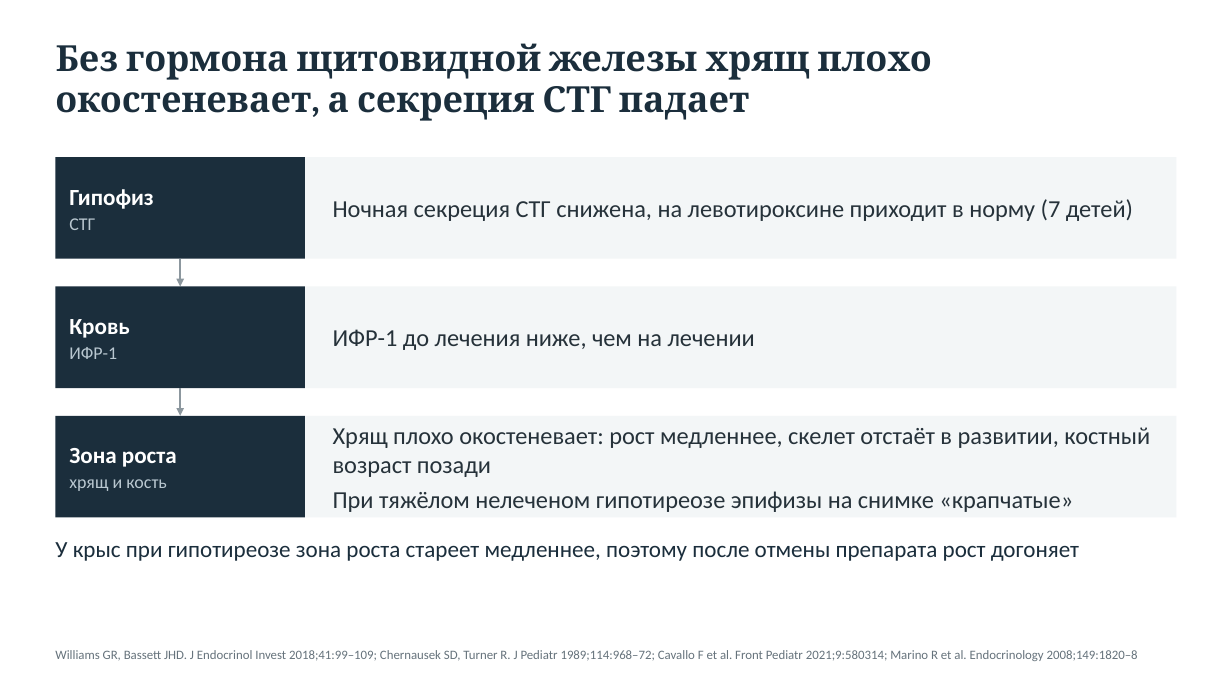
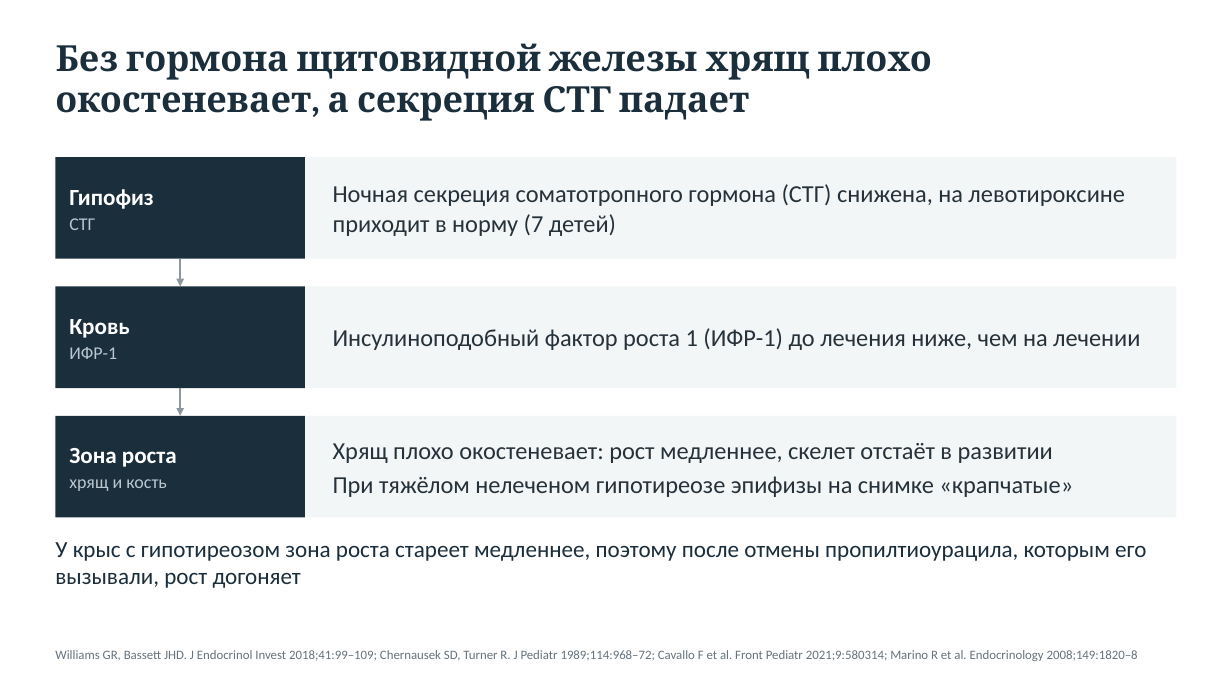
Before and after one commit to drabdulbosit1-eng/my-test-cloud, a slide deck: slide 7 of Endo_short_stature/Эндокринные причины низкорослости 2026.pptx. Drawn at 1232x693 pixels with LibreOffice and Linux fonts; fonts in the diff are those of the drawing. Boxes give left, top, right and bottom in pixels: in the first picture for what was removed or moved away, otherwise in the second. Text is boxed around its words. In the diff, an @@ line names an element or a change of style, - is before the commit and + after.

```diff
--- a/Endo_short_stature/Эндокринные причины низкорослости 2026.pptx
+++ b/Endo_short_stature/Эндокринные причины низкорослости 2026.pptx
@@ text at [333,184,1125,236]: text changed @@
-Ночная секреция СТГ снижена, на левотироксине приходит в норму (7 детей)
+Ночная секреция соматотропного гормона (СТГ) снижена, на левотироксине приходит в норму (7 детей)
@@ text at [333,328,1140,350]: text changed @@
-ИФР-1 до лечения ниже, чем на лечении
+Инсулиноподобный фактор роста 1 (ИФР-1) до лечения ниже, чем на лечении
@@ text at [333,443,1053,463]: text changed @@
-Хрящ плохо окостеневает: рост медленнее, скелет отстаёт в развитии, костный возраст позади
+Хрящ плохо окостеневает: рост медленнее, скелет отстаёт в развитии
@@ text at [55,542,1146,588]: text changed @@
-У крыс при гипотиреозе зона роста стареет медленнее, поэтому после отмены препарата рост догоняет
+У крыс с гипотиреозом зона роста стареет медленнее, поэтому после отмены пропилтиоурацила, которым его вызывали, рост догоняет
```
Also in this commit, not shown: 20 other slides changed, 13 other files.
